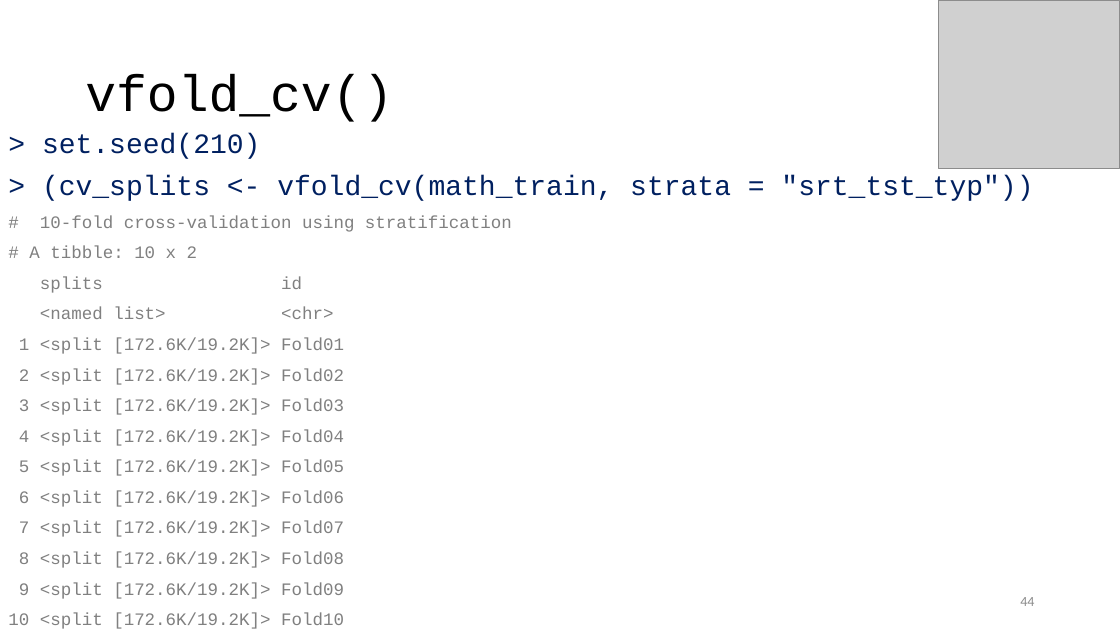
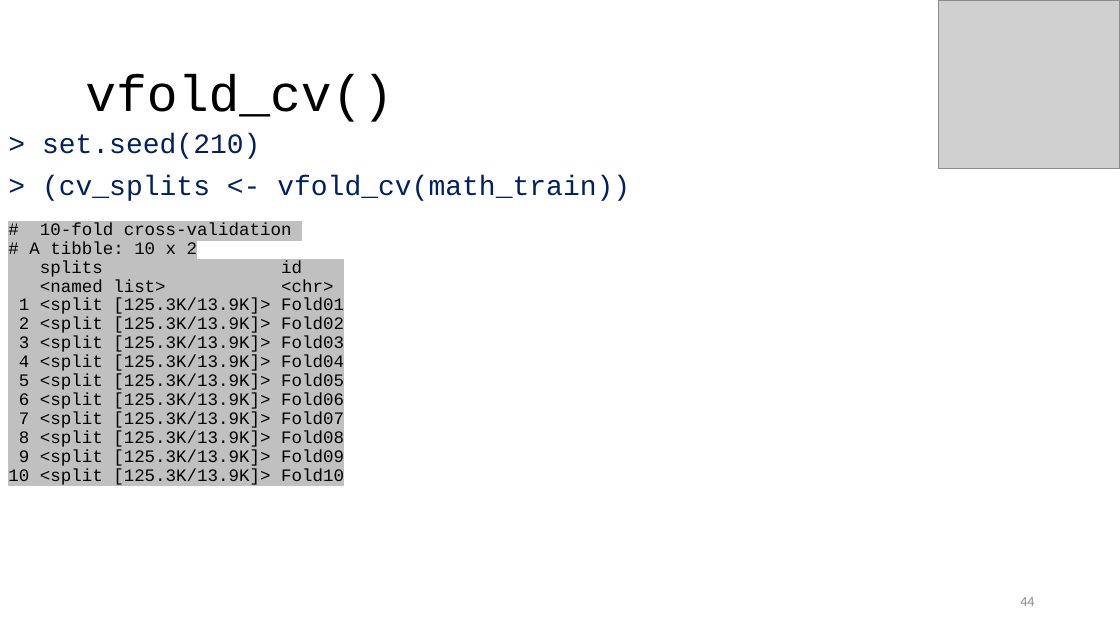
Before and after one commit to karlenaochoa/c4-ml-2020, a slide deck: slide 44 of slides/w2p1-bias-variance-resampling/w2p1.pptx. Drawn at 1120x630 pixels with LibreOffice and Linux fonts; fonts in the diff are those of the drawing; grey boxes stand for pictures. Boxes give left, top, right and bottom in pixels: in the first picture for what was removed or moved away, otherwise in the second. Text is boxed around its words. In the diff, an @@ line names an element or a change of style, - is before the commit and + after.

```diff
--- a/slides/w2p1-bias-variance-resampling/w2p1.pptx
+++ b/slides/w2p1-bias-variance-resampling/w2p1.pptx
@@ text at box(40, 175, 630, 235): text changed @@
-> (cv_splits <- vfold_cv(math_train, strata = "srt_tst_typ"))
-# 10-fold cross-validation using stratification
+> (cv_splits <- vfold_cv(math_train))
+# 10-fold cross-validation
@@ text at box(29, 242, 333, 292): text colour #808080 to #000000, highlight none to #C0C0C0 in "# A tibble: 10 x 2", "splits id", "<named list> <chr>"; less space between paragraphs @@
@@ text at box(8, 298, 344, 487): text changed; text colour #808080 to #000000 @@
-1 <split [172.6K/19.2K]> Fold01
-2 <split [172.6K/19.2K]> Fold02
-3 <split [172.6K/19.2K]> Fold03
-4 <split [172.6K/19.2K]> Fold04
-5 <split [172.6K/19.2K]> Fold05
-6 <split [172.6K/19.2K]> Fold06
-7 <split [172.6K/19.2K]> Fold07
-8 <split [172.6K/19.2K]> Fold08
-9 <split [172.6K/19.2K]> Fold09
-10 <split [172.6K/19.2K]> Fold10
+1 <split [125.3K/13.9K]> Fold01
+2 <split [125.3K/13.9K]> Fold02
+3 <split [125.3K/13.9K]> Fold03
+4 <split [125.3K/13.9K]> Fold04
+5 <split [125.3K/13.9K]> Fold05
+6 <split [125.3K/13.9K]> Fold06
+7 <split [125.3K/13.9K]> Fold07
+8 <split [125.3K/13.9K]> Fold08
+9 <split [125.3K/13.9K]> Fold09
+10 <split [125.3K/13.9K]> Fold10
```
Also in this commit, not shown: 7 other slides changed, 5 other files.
